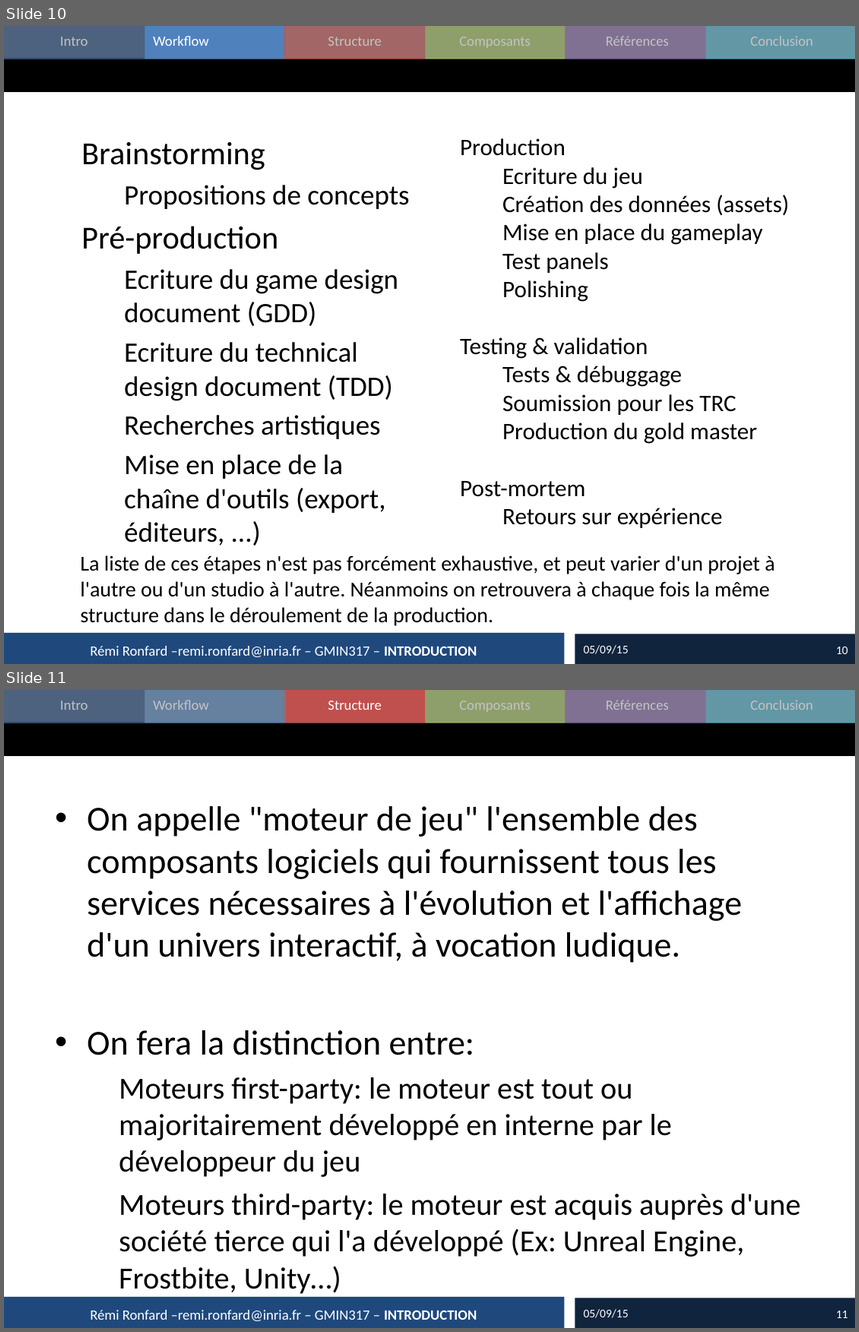
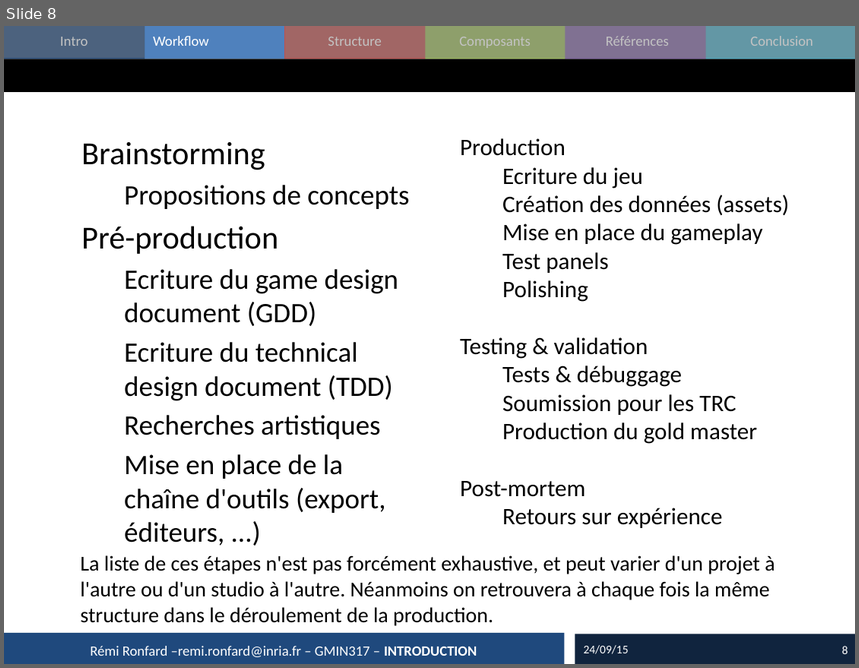
Before and after one commit to imagina-gmin317/imagina-gmin317-2015, a slide deck: cours/2015_02_GameEngine.pptx. Shown one above the other, each under a label of ours: slides 10 and 11 before the commit, slide 8 after it. The pictures are 859x1332 and 859x668 pixels, drawn with LibreOffice and Linux fonts; fonts in the diff are those of the drawing. Boxes give left, top, right and bottom in pixels: in the first picture for what was removed or moved away, otherwise in the second. Text is boxed around its words. In the diff, an @@ line names an element or a change of style, - is before the commit and + after.

```diff
--- a/cours/2015_02_GameEngine.pptx
+++ b/cours/2015_02_GameEngine.pptx
@@ slide 11 removed at (4,690,855,1328), background #FFFFFF; not listed: 15 template elements that a slide beside it also shows @@
@@ rectangle removed at (4,690,287,723) @@
@@ rectangle removed at (427,690,855,723) @@
@@ text removed at (87,806,800,1257) @@
-• On appelle "moteur de jeu" l'ensemble des composants logiciels qui fournissent tous les services nécessaires à l'évolution et l'affichage d'un univers interactif, à vocation ludique.
-• On fera la distinction entre:
-  – Moteurs first-party: le moteur est tout ou majoritairement développé en interne par le développeur du jeu
-  – Moteurs third-party: le moteur est acquis auprès d'une société tierce qui l'a développé (Ex: Unreal Engine, Frostbite, Unity…)
@@ text removed at (90,1310,477,1322) @@
-Rémi Ronfard –remi.ronfard@inria.fr – GMIN317 – INTRODUCTION
@@ text removed at (584,1309,629,1319) @@
-05/09/15
@@ page number removed at (836,1311,848,1319) @@
-11
@@ what was slide 10 is now slide 8 @@
@@ slide 8 changed as well @@
@@ text at (584,645,629,655): text changed @@
-05/09/15
+24/09/15
@@ page number at (842,646,848,655): text changed @@
-10
+8
```
Also in this commit, not shown: 45 other slides changed, 3 other slides removed, 25 other files.
